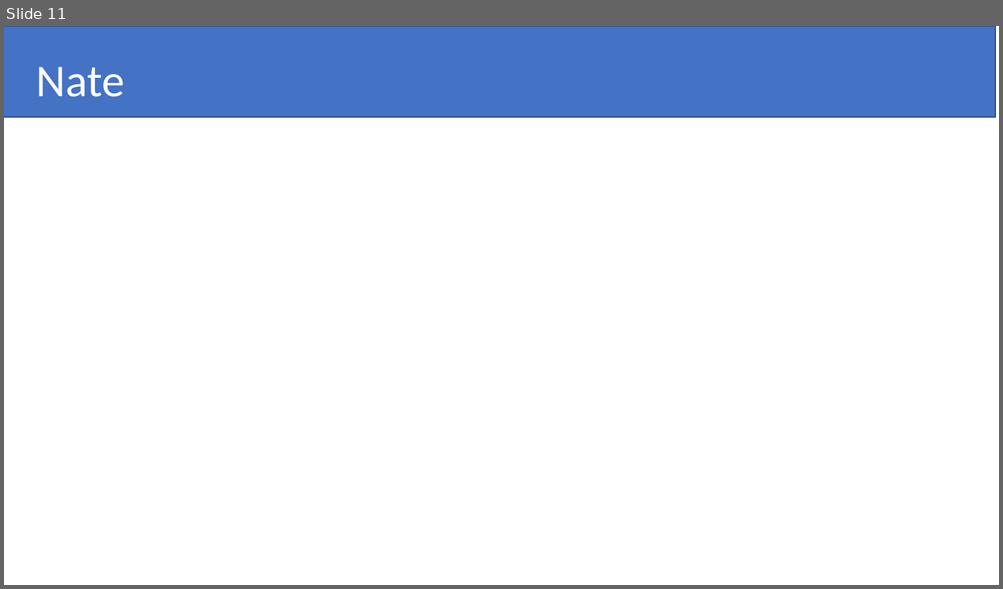
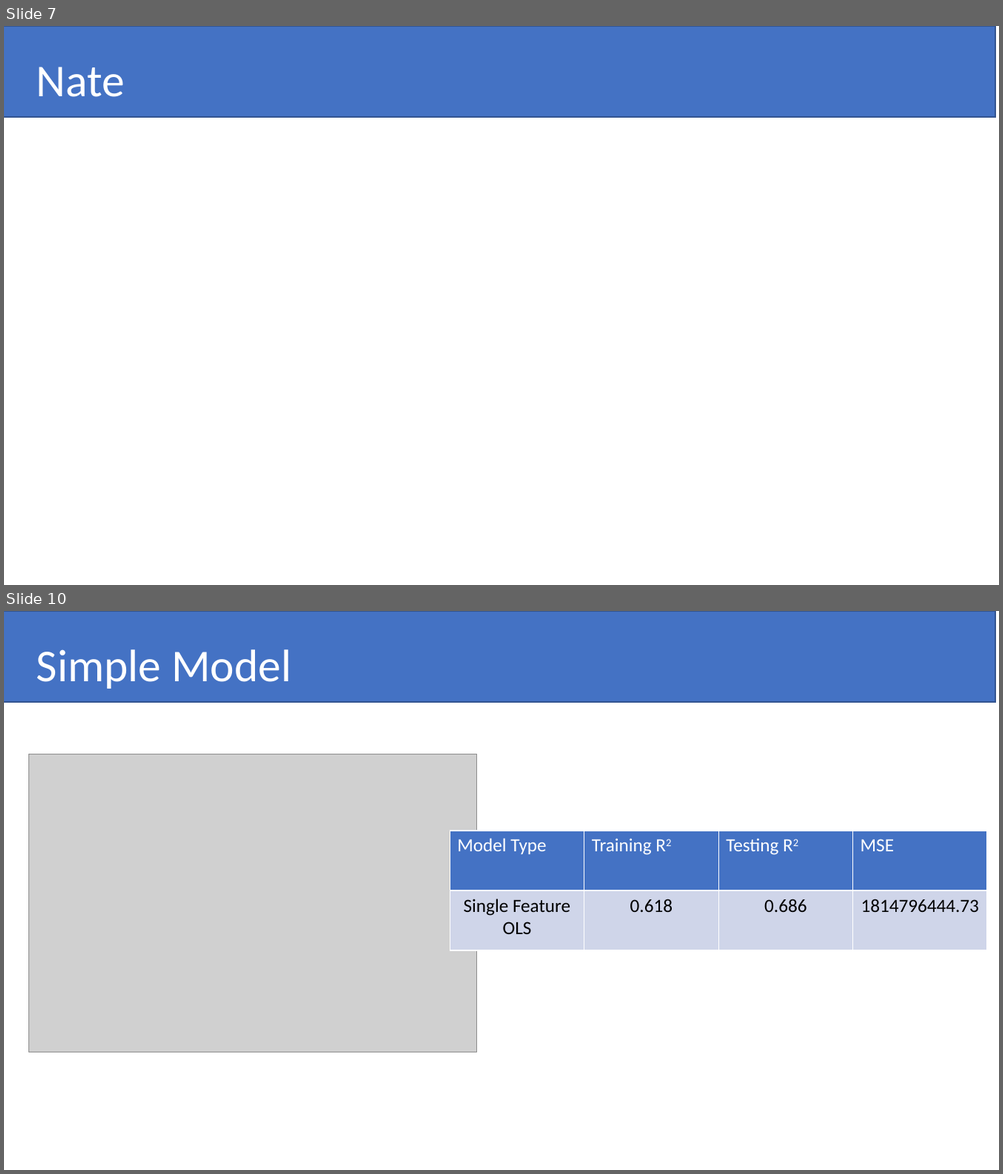
Before and after one commit to pshappycle/Home_Value_Predictor, a slide deck: Presentation/Advanced Regression Techniques To Predict Housing Prices.pptx. Shown one above the other, each under a label of ours: slide 11 before the commit, slides 7 and 10 after it; the slides between them are not shown. The pictures are 1003x589 and 1003x1174 pixels, drawn with LibreOffice and Linux fonts; fonts in the diff are those of the drawing; grey boxes stand for pictures. Boxes give left, top, right and bottom in pixels: in the first picture for what was removed or moved away, otherwise in the second. Text is boxed around its words. In the diff, an @@ line names an element or a change of style, - is before the commit and + after.

```diff
--- a/Presentation/Advanced Regression Techniques To Predict Housing Prices.pptx
+++ b/Presentation/Advanced Regression Techniques To Predict Housing Prices.pptx
@@ slide 10 added at bbox=[4, 611, 999, 1170], background #FFFFFF @@
@@ rectangle added at bbox=[4, 611, 995, 702], fill #4472C4, outline #325491 1 pt @@
@@ title added at bbox=[37, 649, 291, 689], 44 pt, text #FFFFFF @@
+Simple Model
@@ picture added at bbox=[28, 755, 476, 1053] @@
@@ table added at bbox=[450, 831, 987, 951], 2 rows, 4 columns @@
+Model Type | Training R2 | Testing R2 | MSE
+Single Feature OLS | 0.618 | 0.686 | 1814796444.73
@@ what was slide 11 is now slide 7 @@
```
Also in this commit, not shown: 5 slides changed, 3 other slides added, 4 slides removed, 6 other files.
